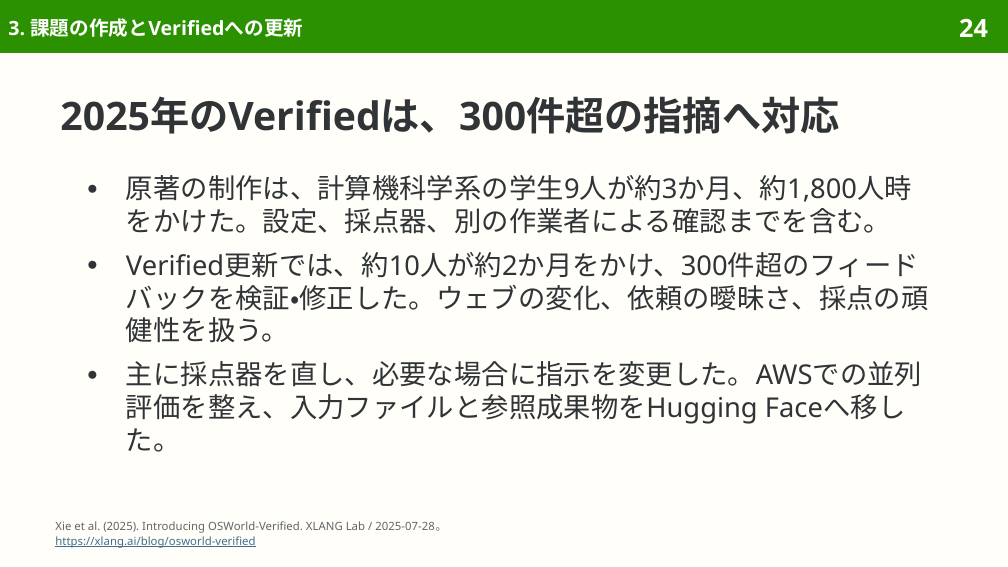
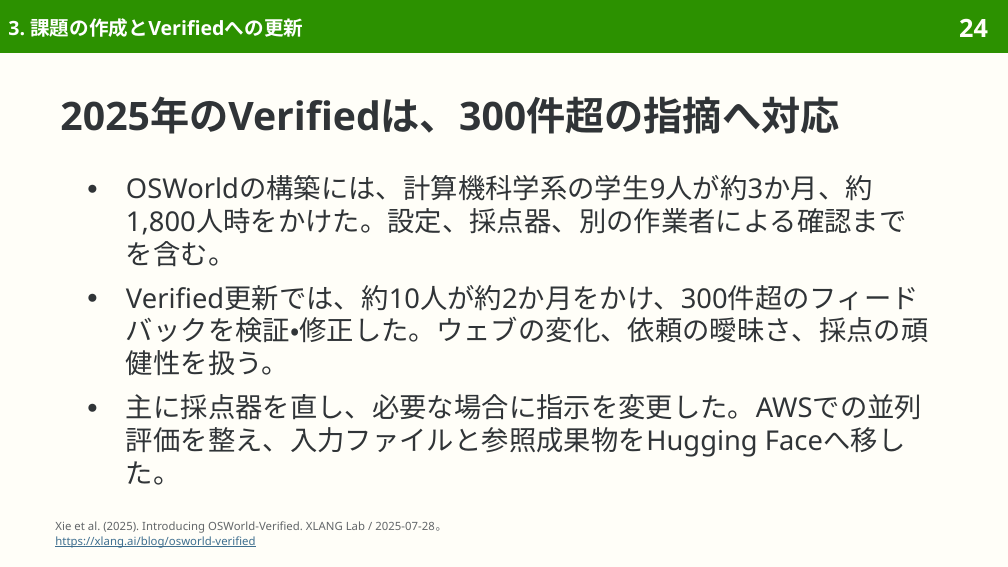
Before and after one commit to sasakiy84/datasets-in-10-minutes, a slide deck: slide 24 of slides/datasets-in-10-minutes-osworld-verified.pptx. Drawn at 1008x567 pixels with LibreOffice and Linux fonts; fonts in the diff are those of the drawing. Boxes give left, top, right and bottom in pixels: in the first picture for what was removed or moved away, otherwise in the second. Text is boxed around its words. In the diff, an @@ line names an element or a change of style, - is before the commit and + after.

Commit message:
slides(osworld-verified): refine Japanese wording and pair translations

```diff
--- a/slides/datasets-in-10-minutes-osworld-verified.pptx
+++ b/slides/datasets-in-10-minutes-osworld-verified.pptx
@@ text at (x1=126, y1=175, x2=906, y2=267): text changed @@
-● 原著の制作は、計算機科学系の学生9人が約3か月、約1,800人時をかけた。設定、採点器、別の作業者による確認までを含む。
+● OSWorldの構築には、計算機科学系の学生9人が約3か月、約1,800人時をかけた。設定、採点器、別の作業者による確認までを含む。
```
Also in this commit, not shown: 1 other slide changed, 4 other files.
